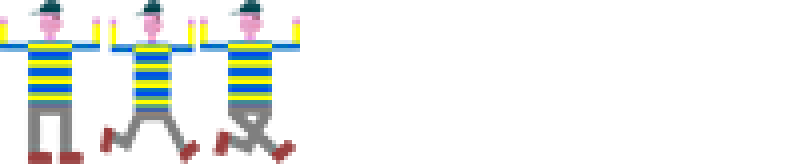
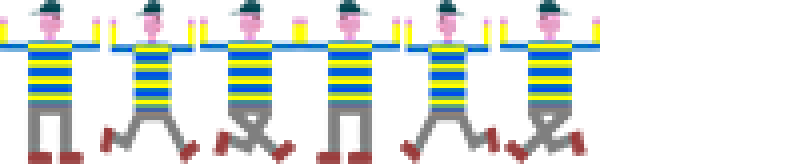
Layers edited between the first and the second 800 x 164 image:
added layer "Layer 2 copy" above "Layer 2" over [500, 0, 600, 164]
added layer "Layer 1 copy" above "Layer 1" over [400, 0, 500, 164]
added layer "Layer 0 copy" above "Layer 0" over [300, 0, 400, 164]
